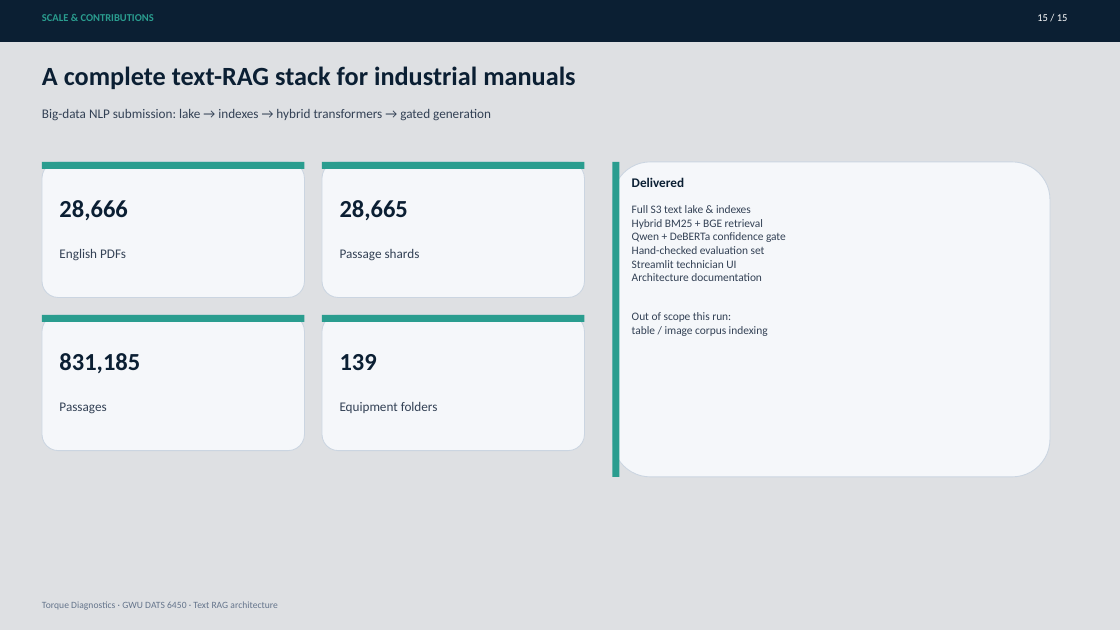
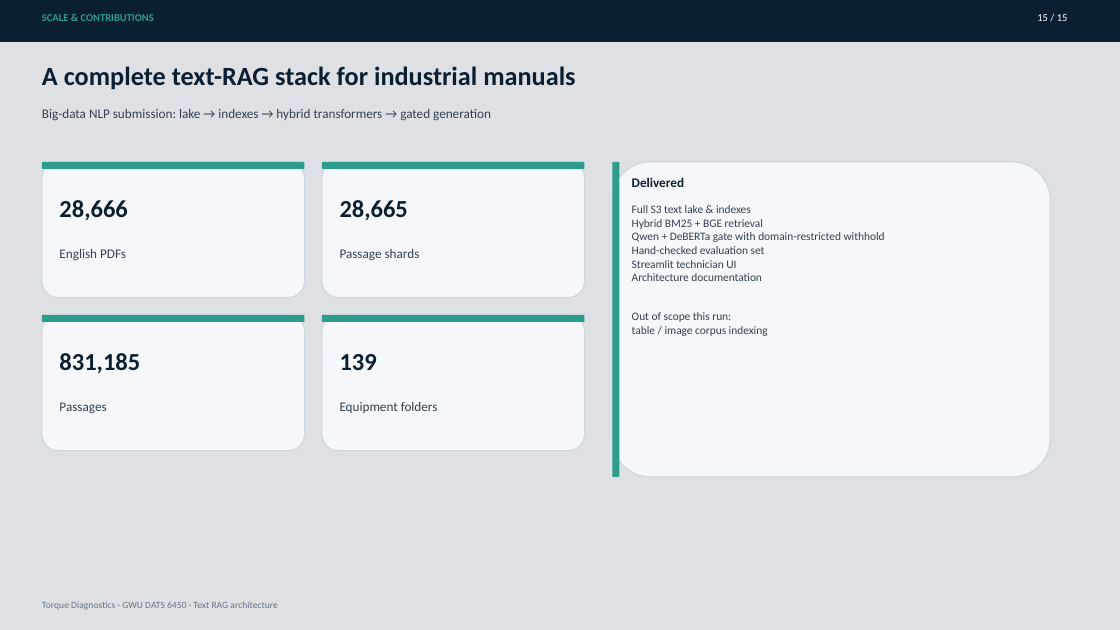
Before and after one commit to DhanushGWU1995/torque-diagnostics, a slide deck: slide 15 of docs/architecture-deck/Torque-Diagnostics-Architecture.pptx. Drawn at 1120x630 pixels with LibreOffice and Linux fonts; fonts in the diff are those of the drawing; background and template pictures are left out. Boxes give left, top, right and bottom in pixels: in the first picture for what was removed or moved away, otherwise in the second. Text is boxed around its words. In the diff, an @@ line names an element or a change of style, - is before the commit and + after.

Commit message:
Document domain-restricted withhold in README, pipeline guide, and architecture deck.
Align slides and narrative with the confidence-gate refusal for off-topic or unsupported questions.

```diff
--- a/docs/architecture-deck/Torque-Diagnostics-Architecture.pptx
+++ b/docs/architecture-deck/Torque-Diagnostics-Architecture.pptx
@@ text at (x1=632, y1=232, x2=885, y2=242): text changed @@
-Qwen + DeBERTa confidence gate
+Qwen + DeBERTa gate with domain-restricted withhold
```
Also in this commit, not shown: 8 other slides changed, 4 other files.
